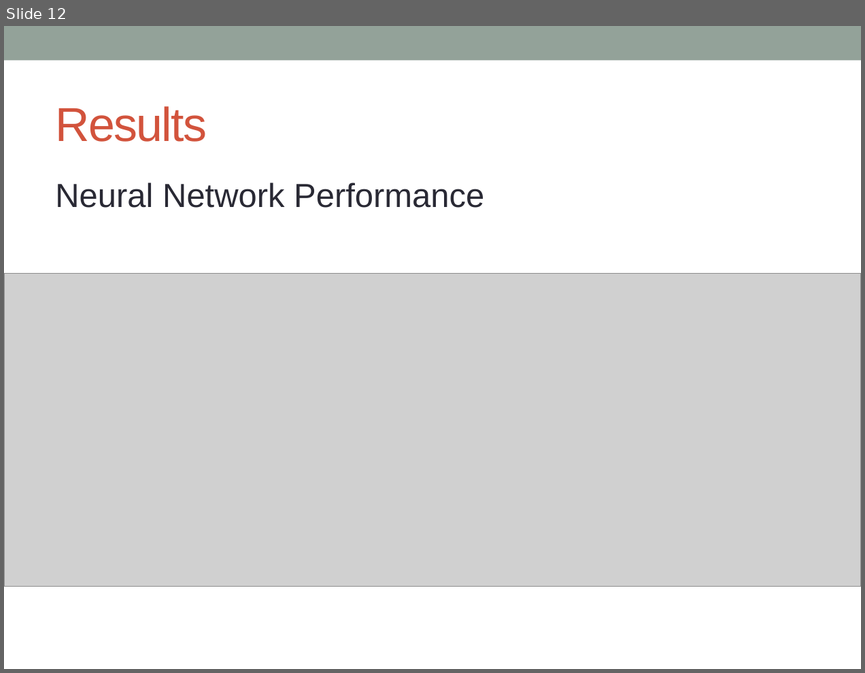
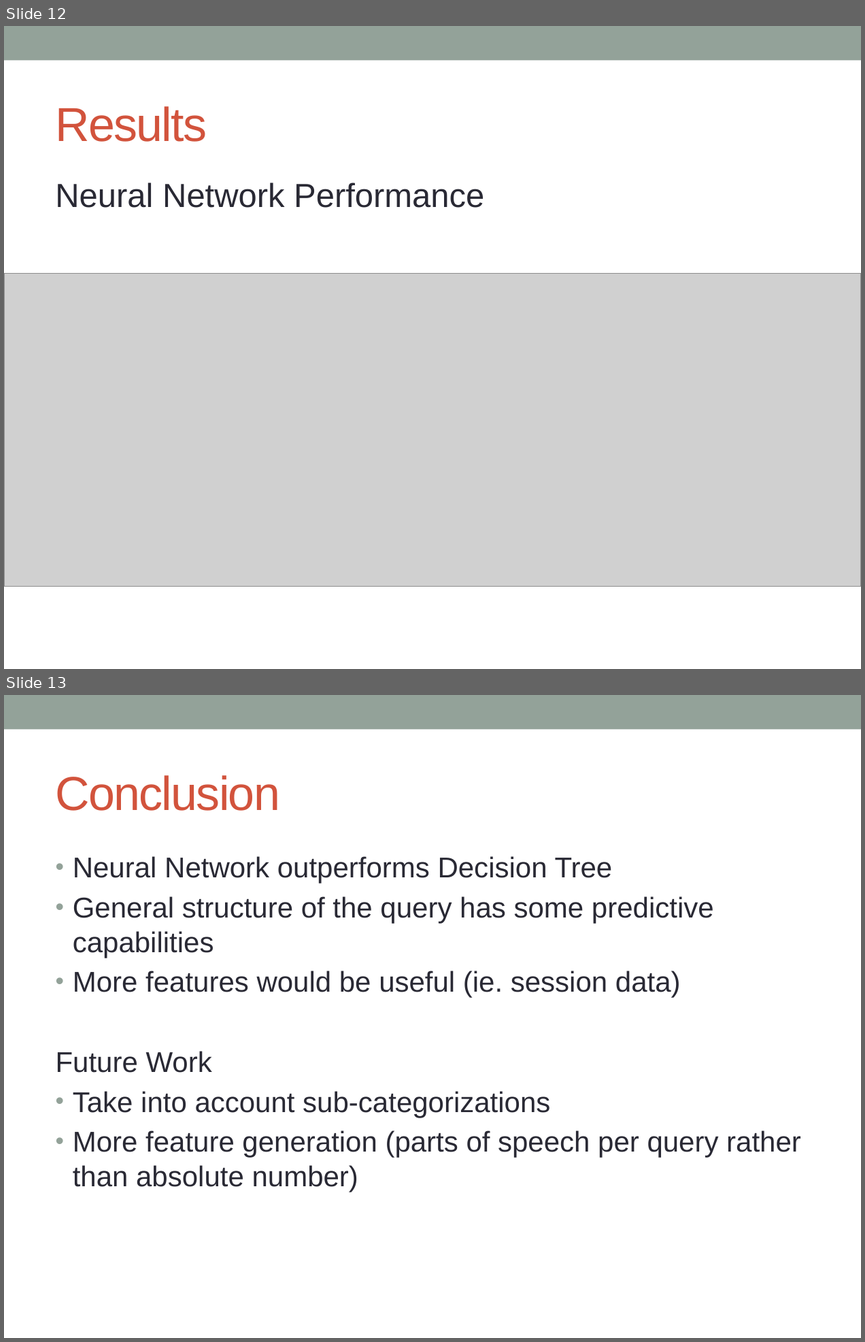
Before and after one commit to jcbain/web_query_classification, a slide deck: presentation.pptx. Shown one above the other, each under a label of ours: slide 12 before the commit, slides 12 and 13 after it. The pictures are 865x673 and 865x1342 pixels, drawn with LibreOffice and Linux fonts; fonts in the diff are those of the drawing; grey boxes stand for pictures. Boxes give left, top, right and bottom in pixels: in the first picture for what was removed or moved away, otherwise in the second. Text is boxed around its words. In the diff, an @@ line names an element or a change of style, - is before the commit and + after.

Commit message:
write conclusion

```diff
--- a/presentation.pptx
+++ b/presentation.pptx
@@ slide 13 added at <box>4,695,861,1338</box>, background #FFFFFF; not listed: 1 template element that a slide beside it also shows @@
@@ title added at <box>56,775,280,811</box>, 40 pt, text #D2533C @@
+Conclusion
@@ text added at <box>56,856,801,1191</box>, 24 pt, text #292934 @@
+• Neural Network outperforms Decision Tree
+• General structure of the query has some predictive capabilities
+• More features would be useful (ie. session data)
+Future Work
+• Take into account sub-categorizations
+• More feature generation (parts of speech per query rather than absolute number)
```
